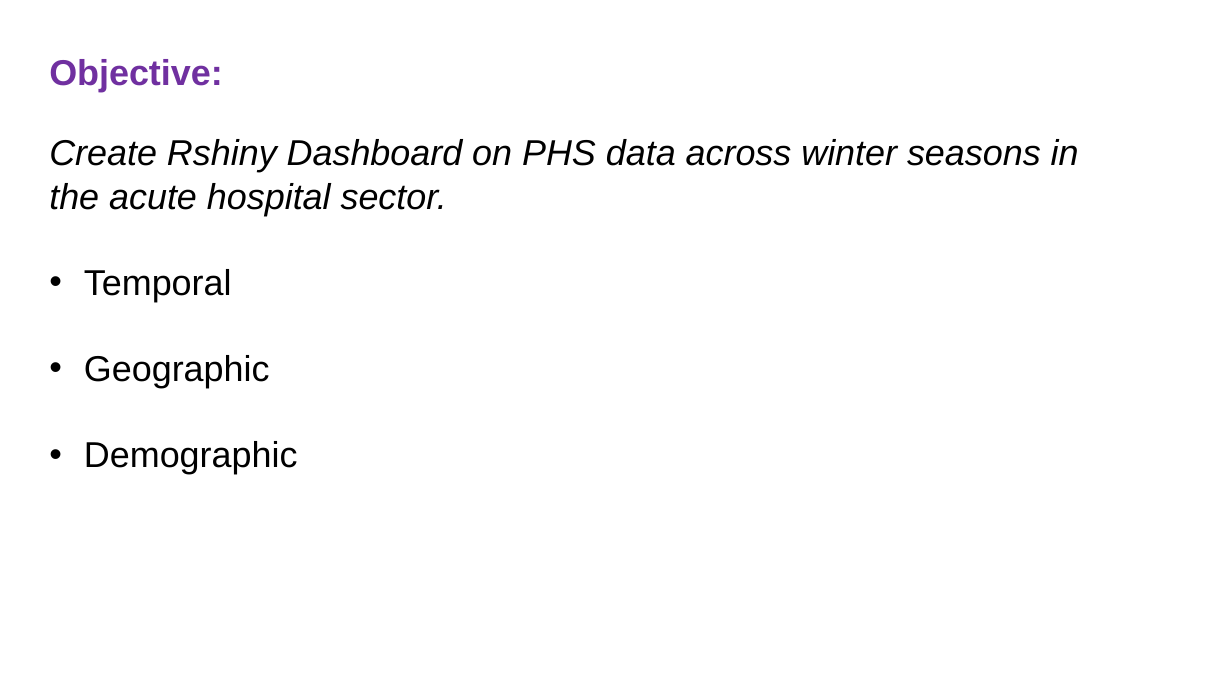
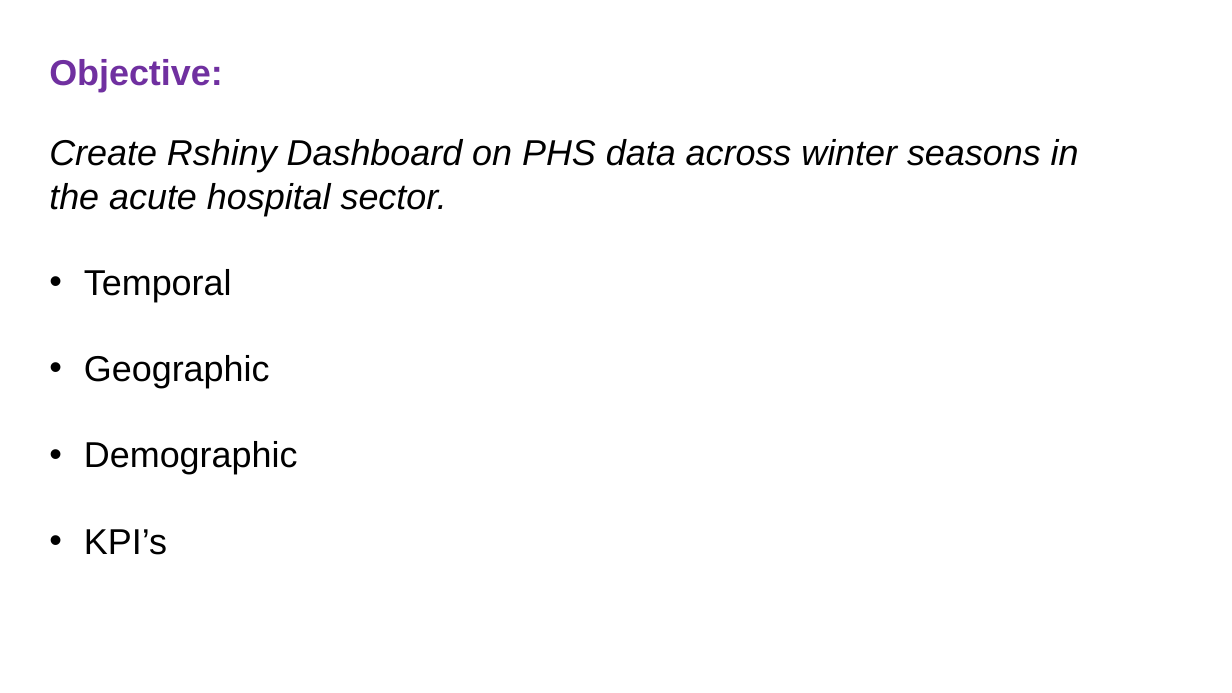
Before and after one commit to TomW49/phs_rshiny_dashboard_project, a slide deck: slide 2 of phs_presentation.pptx. Drawn at 1232x693 pixels with LibreOffice and Linux fonts; fonts in the diff are those of the drawing; background and template pictures are left out. Boxes give left, top, right and bottom in pixels: in the first picture for what was removed or moved away, otherwise in the second. Text is boxed around its words. In the diff, an @@ line names an element or a change of style, - is before the commit and + after.

```diff
--- a/phs_presentation.pptx
+++ b/phs_presentation.pptx
@@ text at <box>84,529,167,555</box>: paragraph added @@
+• KPI’s
```
Also in this commit, not shown: 2 other slides changed.
